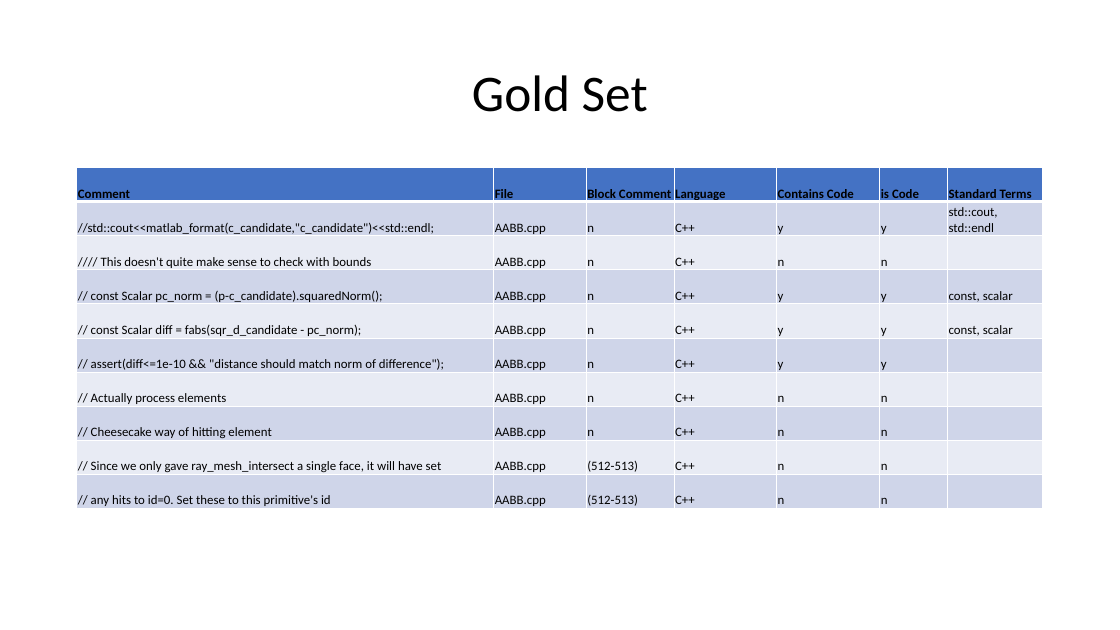
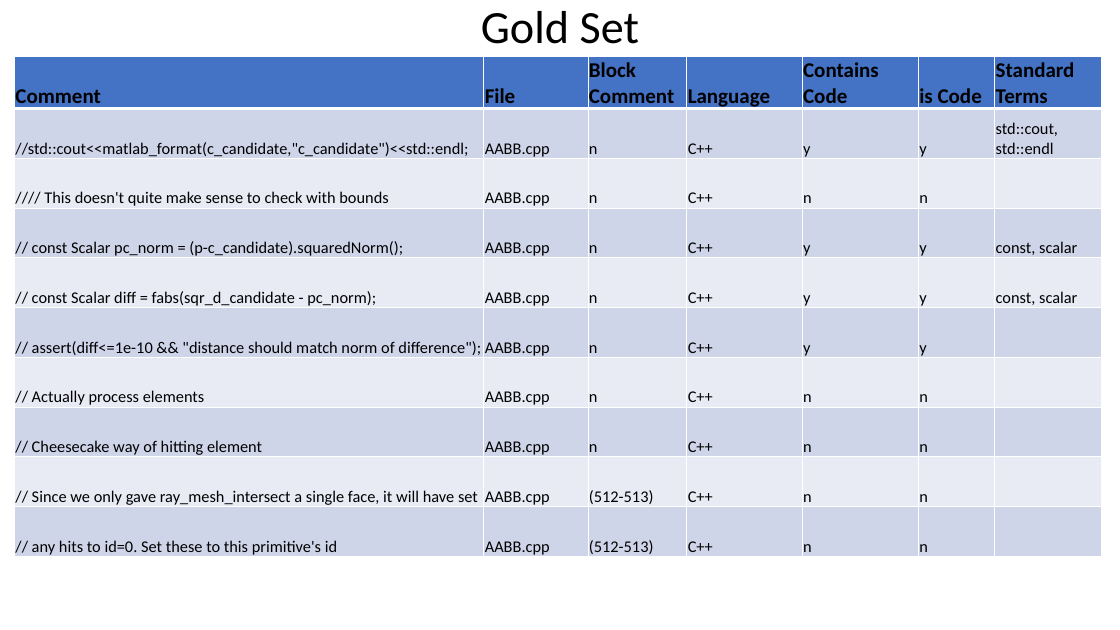
Before and after one commit to mjdecker/Commented-out-Code-Analysis, a slide deck: slide 7 of AUTOMATIC IDENTIFICATION AND ANALYSIS OF COMMENTED OUT CODE.pptx (slide 4 before the commit). Drawn at 1120x630 pixels with LibreOffice and Linux fonts; fonts in the diff are those of the drawing. Boxes give left, top, right and bottom in pixels: in the first picture for what was removed or moved away, otherwise in the second. Text is boxed around its words. In the diff, an @@ line names an element or a change of style, - is before the commit and + after.

```diff
--- a/AUTOMATIC IDENTIFICATION AND ANALYSIS OF COMMENTED OUT CODE.pptx
+++ b/AUTOMATIC IDENTIFICATION AND ANALYSIS OF COMMENTED OUT CODE.pptx
@@ title "Gold Set": place and size @@
-title "Gold Set" at (472,75,648,112)
+title "Gold Set" at (481,11,639,44)
@@ title "Gold Set" at (481,11,639,44): size 44 to 39.6 pt @@
@@ table at (14,56,1102,561) @@
@@ size 11 to 18 pt in "Comment", "File", "Block Comment", "Language" and 3 more places @@
@@ size 11 to 14 pt @@
@@ table: place and size @@
-table at (77,168,1044,513)
+table at (14,56,1102,561)
```
Also in this commit, not shown: 5 other slides changed, 7 slides added, 3 slides removed.
